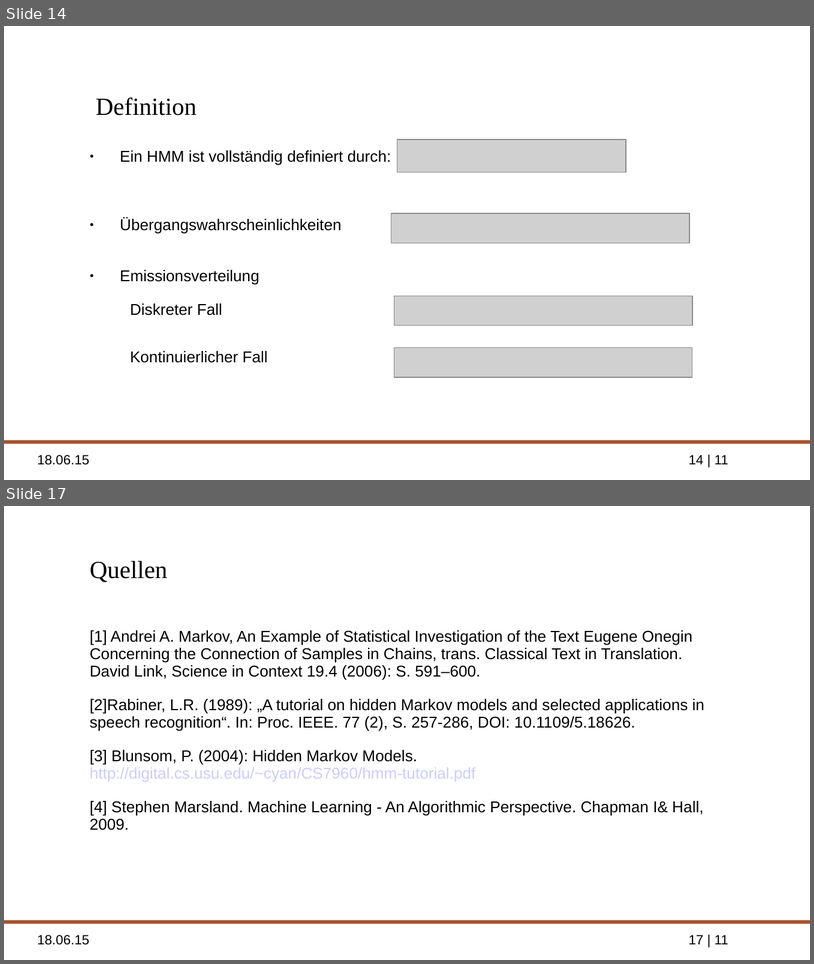
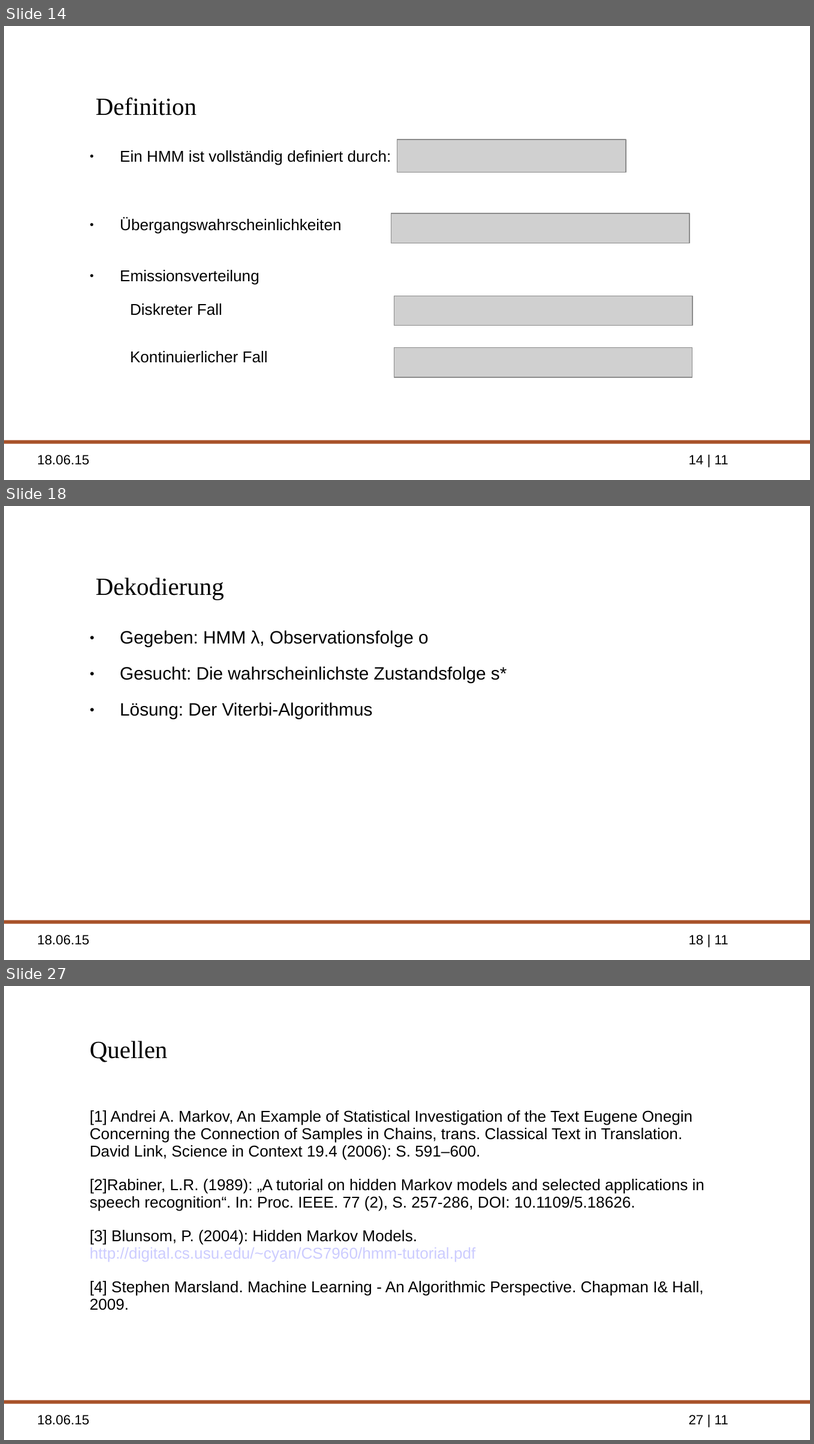
Before and after one commit to ppasler/Formale-Methoden-HMM, a slide deck: presentation/hidden_markov_pasler.odp. Shown one above the other, each under a label of ours: slides 14 and 17 before the commit, slides 14, 18 and 27 after it; the slides between them are not shown. The pictures are 814x964 and 814x1444 pixels, drawn with LibreOffice and Linux fonts; fonts in the diff are those of the drawing; grey boxes stand for pictures; background and template pictures are left out. Boxes give left, top, right and bottom in pixels: in the first picture for what was removed or moved away, otherwise in the second. Text is boxed around its words. In the diff, an @@ line names an element or a change of style, - is before the commit and + after.

```diff
--- a/presentation/hidden_markov_pasler.odp
+++ b/presentation/hidden_markov_pasler.odp
@@ slide 18 added at bbox=[4, 506, 810, 960], background picture (left out); not listed: 3 template elements that a slide beside it also shows @@
@@ title added at bbox=[96, 577, 224, 600], 22 pt, text #000000 @@
+Dekodierung
@@ text added at bbox=[120, 630, 507, 719], 16 pt, text #000000 @@
+● Gegeben: HMM λ, Observationsfolge o
+● Gesucht: Die wahrscheinlichste Zustandsfolge s*
+● Lösung: Der Viterbi-Algorithmus
@@ what was slide 17 is now slide 27 @@
@@ page number at bbox=[689, 1414, 729, 1424]: text changed @@
-17 | 11
+27 | 11
```
Also in this commit, not shown: 10 other slides added, 1 slide removed, 2 other files.
